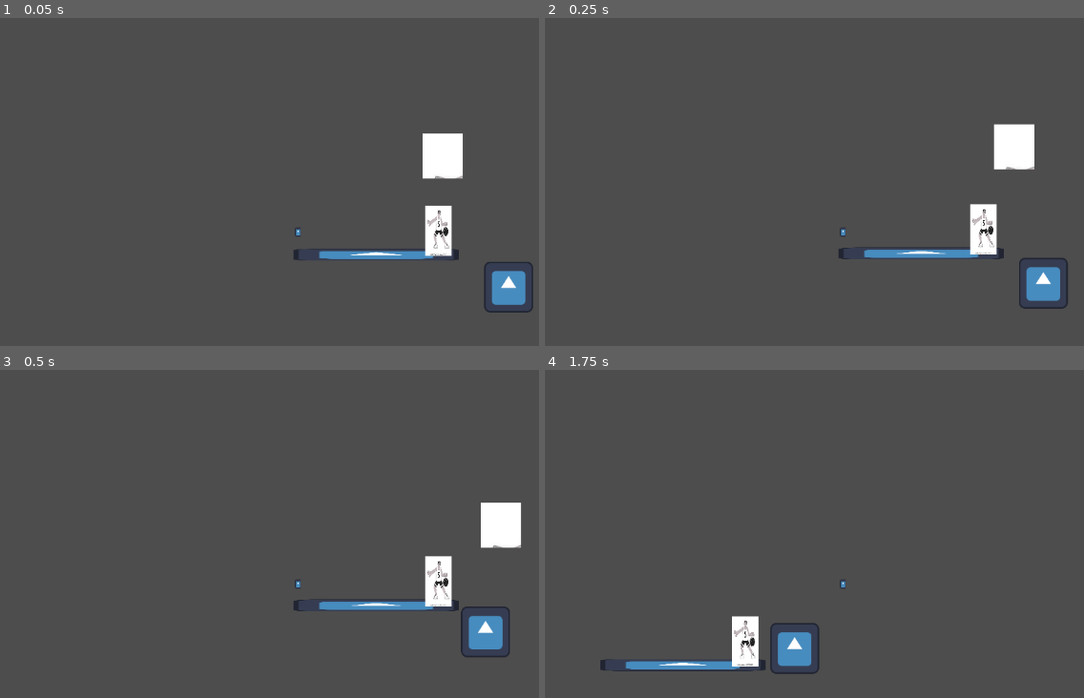
Above: before the commit, frames 1-4 (two rows, left to right).
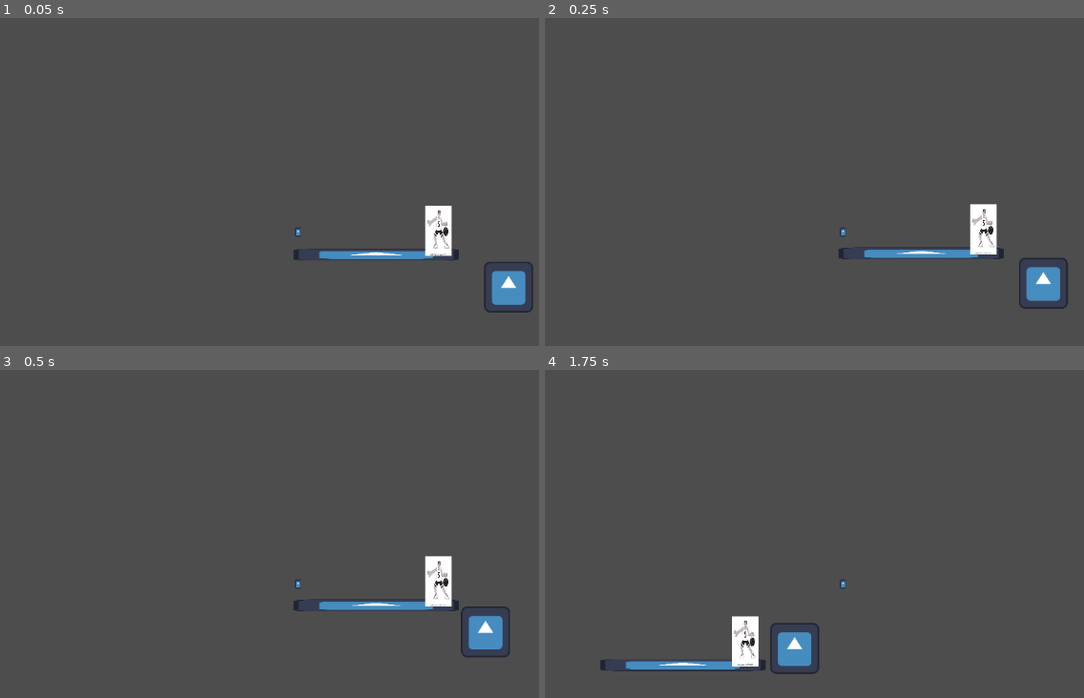
Above: after the commit, the same moments.

Repository: Matrosbu/BGJ2025GrupoSigma
Game: Godot game, scene res://main.tscn
Two runs of this game, one before a commit and one after it. Both use one fixed random seed, a clock stepped at 60 frames per second and the inputs below. The engine's default icon, where the game draws it, is replaced by a stand-in: a white triangle on a blue panel in a dark square.
Inputs:
- Up to frame 1 (0.05 s): no input
- Up to frame 2 (0.25 s): no input
- Up to frame 3 (0.5 s): no input
- Up to frame 4 (1.75 s): hold Right (ui_right) from 0.53 s (still down); tap C (attack) at 0.6, 1.35 s; tap Space (jump) at 0.77, 1.52 s

The runs differ from the first frame. In frame 1, 1.0% of the frame differs, in the area x 78-86%, y 35-50%; in frame 2, 1.1%, in the area x 83-91%, y 32-47%; in frame 3, 1.0%; in frame 4, nothing differs.

Commit message:
LAnzador ataca cada 10 segundos

Diff:
--- a/GameJam2025/bahia-game-jam-2025/juego/EnemigoLanzador.tscn
+++ b/GameJam2025/bahia-game-jam-2025/juego/EnemigoLanzador.tscn
@@ -30,3 +30,8 @@
 
 [node name="SpawnProyectil" type="Marker2D" parent="."]
 position = Vector2(0, -107)
+
+[node name="AttackTimer" type="Timer" parent="."]
+wait_time = 10.0
+
+[connection signal="timeout" from="AttackTimer" to="." method="_on_attack_timer_timeout"]
--- a/GameJam2025/bahia-game-jam-2025/juego/enemigo_lanzador.gd
+++ b/GameJam2025/bahia-game-jam-2025/juego/enemigo_lanzador.gd
@@ -3,8 +3,7 @@
 @onready var spawn_proyectile: Node2D = $SpawnProyectil # Path to your projectile spawn point
 
 func _ready() -> void:
-	throw_projectile()
-	# Example: Start throwing projectiles after a delay or based on enemy behavior
+	$AttackTimer.start()
 	pass
 
 func throw_projectile() -> void:
@@ -22,3 +21,8 @@
 		# Example: Throw in a fixed direction
 	var throw_direction = Vector2(1, 0).rotated(global_rotation) # Throw forward relative to enemy
 	proyectile_instancia.apply_central_impulse(Vector2(200,-200))
+
+
+func _on_attack_timer_timeout() -> void:
+	throw_projectile()
+	pass # Replace with function body.
